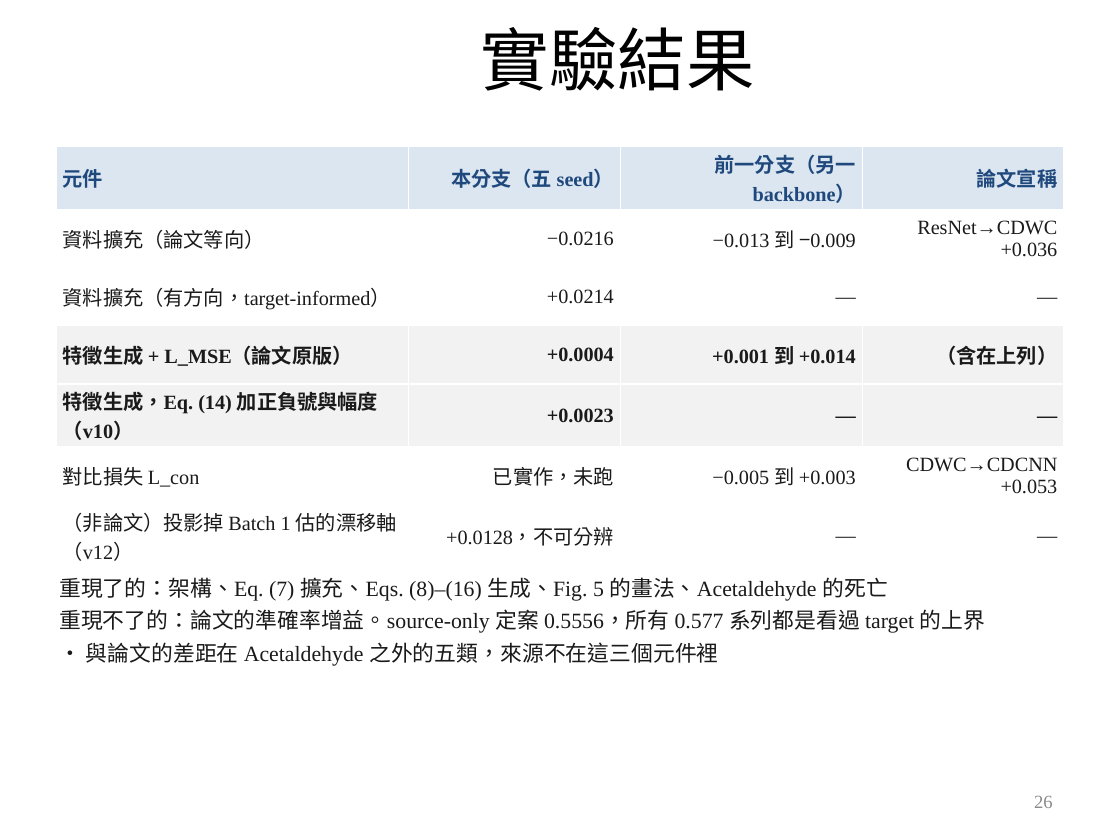
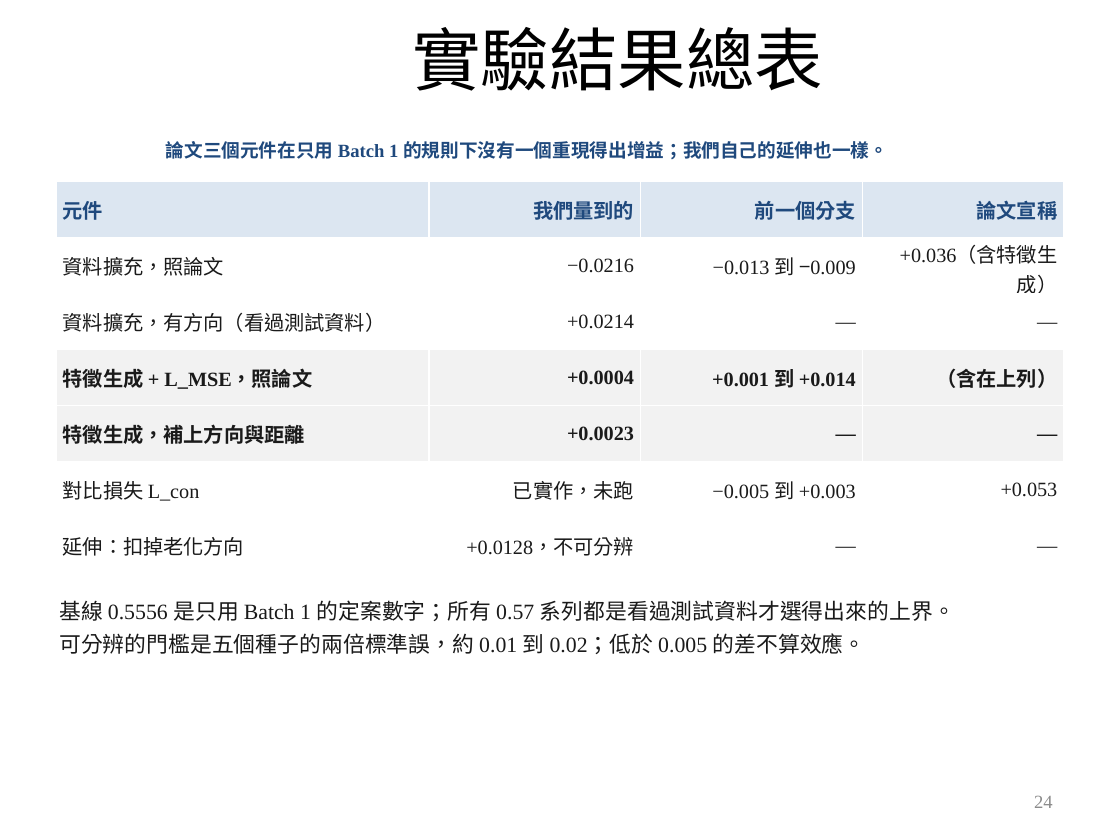
Before and after one commit to wintera1233/cdcnn, a slide deck: slide 24 of reports/09-22-merged.pptx (slide 26 before the commit). Drawn at 1120x840 pixels with LibreOffice and Linux fonts; fonts in the diff are those of the drawing; background and template pictures are left out. Boxes give left, top, right and bottom in pixels: in the first picture for what was removed or moved away, otherwise in the second. Text is boxed around its words. In the diff, an @@ line names an element or a change of style, - is before the commit and + after.

```diff
--- a/reports/09-22-merged.pptx
+++ b/reports/09-22-merged.pptx
@@ title at [412,27,823,91]: text changed @@
-實驗結果
+實驗結果總表
@@ text added at [166,141,888,159], 12 pt, text #1F497D, bold @@
+論文三個元件在只用 Batch 1 的規則下沒有一個重現得出增益；我們自己的延伸也一樣。
@@ table at [56,181,1064,573] @@
-row 1, column 2: 本分支（五 seed）
+row 1, column 2: 我們量到的
-row 1, column 3: 前一分支（另一 backbone）
+row 1, column 3: 前一個分支
-row 2, column 1: 資料擴充（論文等向）
+row 2, column 1: 資料擴充，照論文
-row 2, column 4: ResNet→CDWC +0.036
+row 2, column 4: +0.036（含特徵生成）
-row 3, column 1: 資料擴充（有方向，target-informed）
+row 3, column 1: 資料擴充，有方向（看過測試資料）
-row 4, column 1: 特徵生成 + L_MSE（論文原版）
+row 4, column 1: 特徵生成 + L_MSE，照論文
-row 5, column 1: 特徵生成，Eq. (14) 加正負號與幅度（v10）
+row 5, column 1: 特徵生成，補上方向與距離
-row 6, column 4: CDWC→CDCNN +0.053
+row 6, column 4: +0.053
-row 7, column 1: （非論文）投影掉 Batch 1 估的漂移軸（v12）
+row 7, column 1: 延伸：扣掉老化方向
@@ table: place and size @@
-table at [56,147,1064,565]
+table at [56,181,1064,573]
@@ text at [59,600,955,654]: text changed @@
-重現了的：架構、Eq. (7) 擴充、Eqs. (8)–(16) 生成、Fig. 5 的畫法、Acetaldehyde 的死亡
-重現不了的：論文的準確率增益。source-only 定案 0.5556，所有 0.577 系列都是看過 target 的上界
-• 與論文的差距在 Acetaldehyde 之外的五類，來源不在這三個元件裡
+基線 0.5556 是只用 Batch 1 的定案數字；所有 0.57 系列都是看過測試資料才選得出來的上界。
+可分辨的門檻是五個種子的兩倍標準誤，約 0.01 到 0.02；低於 0.005 的差不算效應。
@@ page number at [1034,796,1053,808]: text changed @@
-26
+24
```
Also in this commit, not shown: 8 other slides changed, 6 slides added, 8 slides removed, 1 other file.
